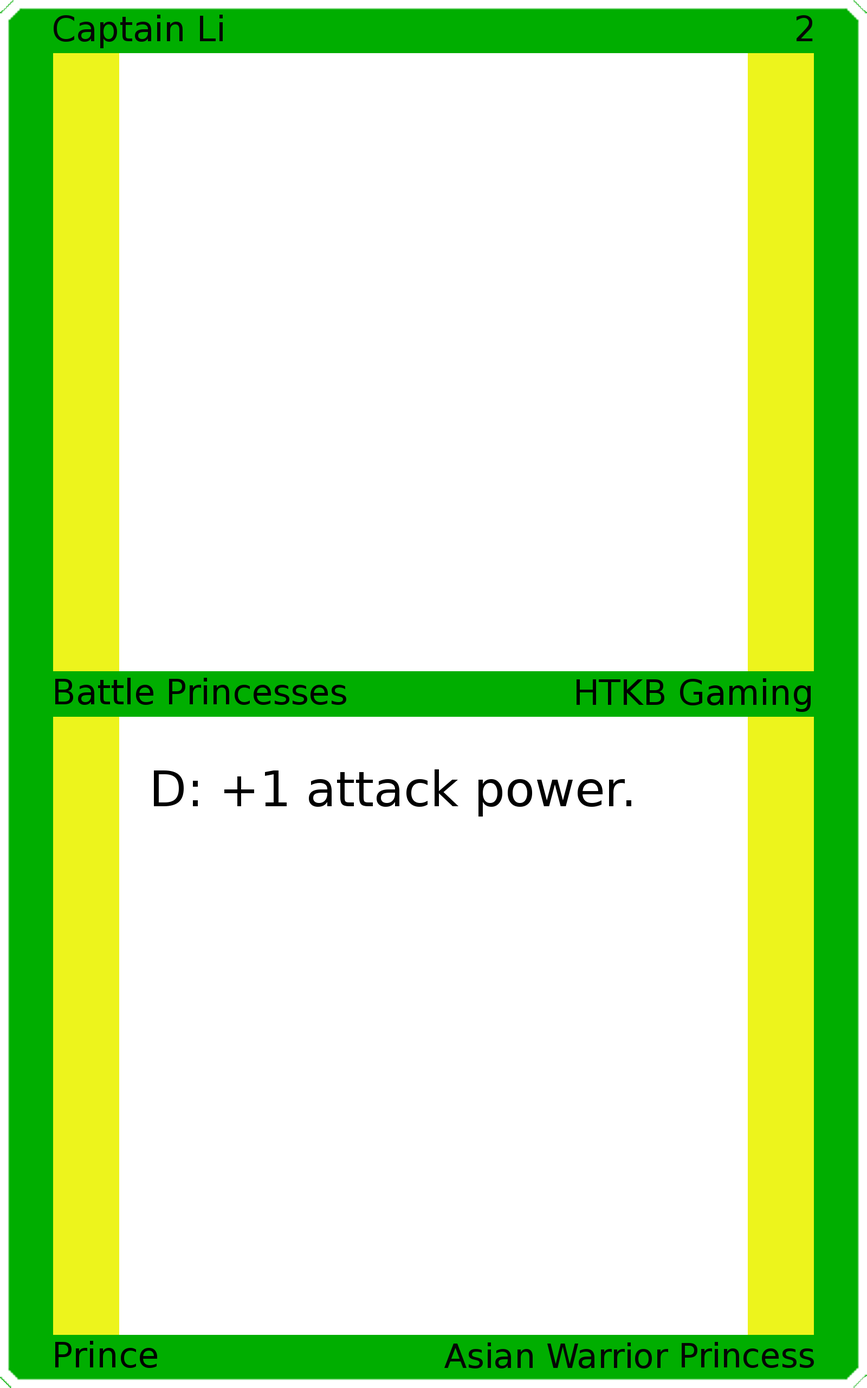
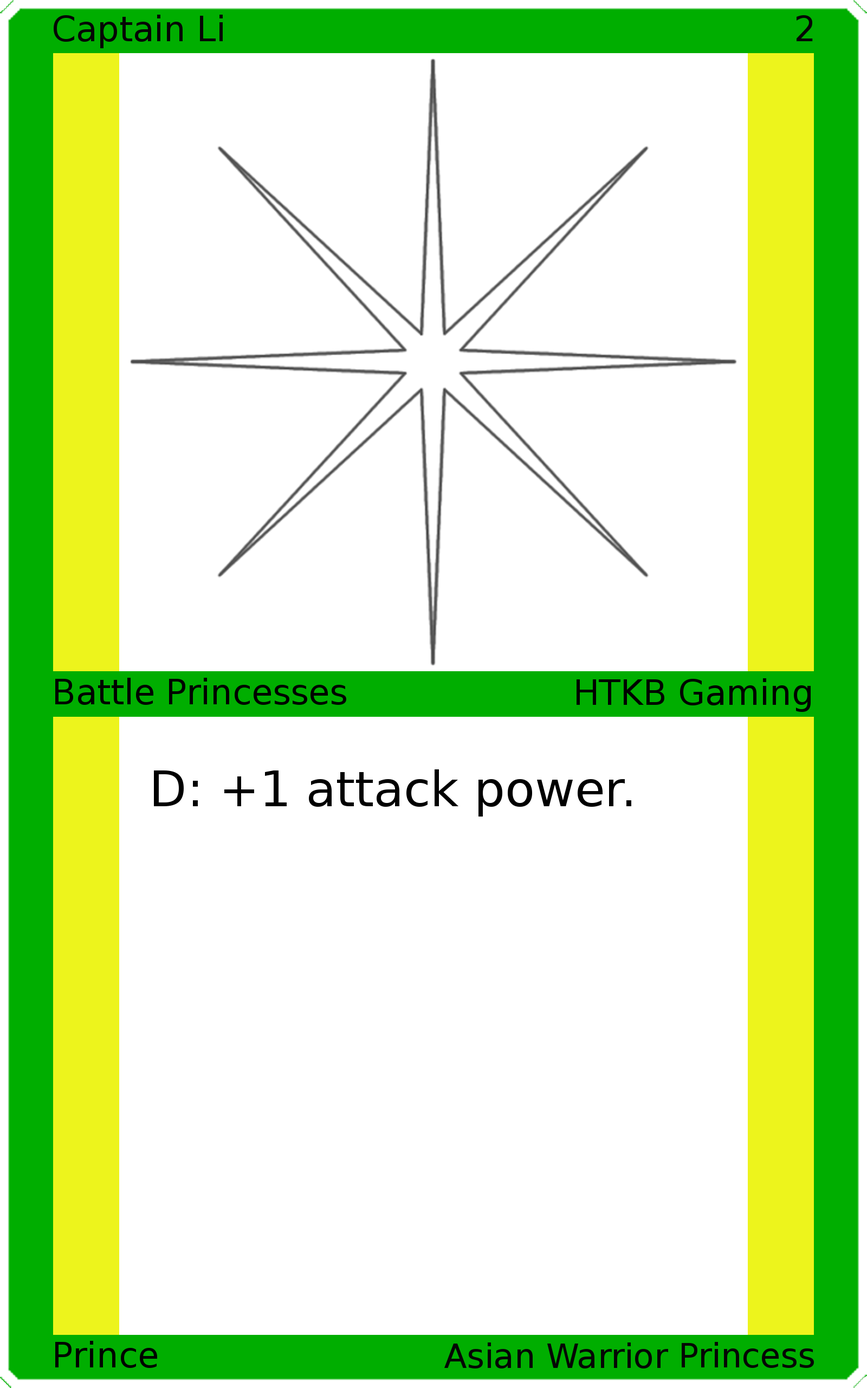
Before/after of a 867px x 1388px layered artwork. What changed in the layer stack:
added layer "Art" above "Top Background" over box(129, 57, 738, 666)
